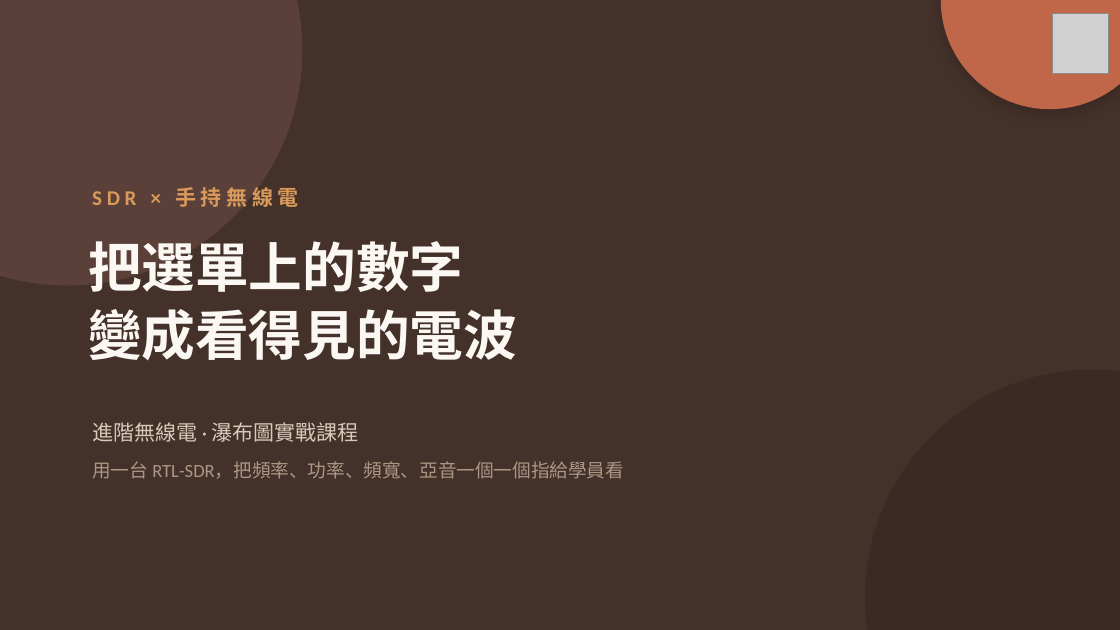
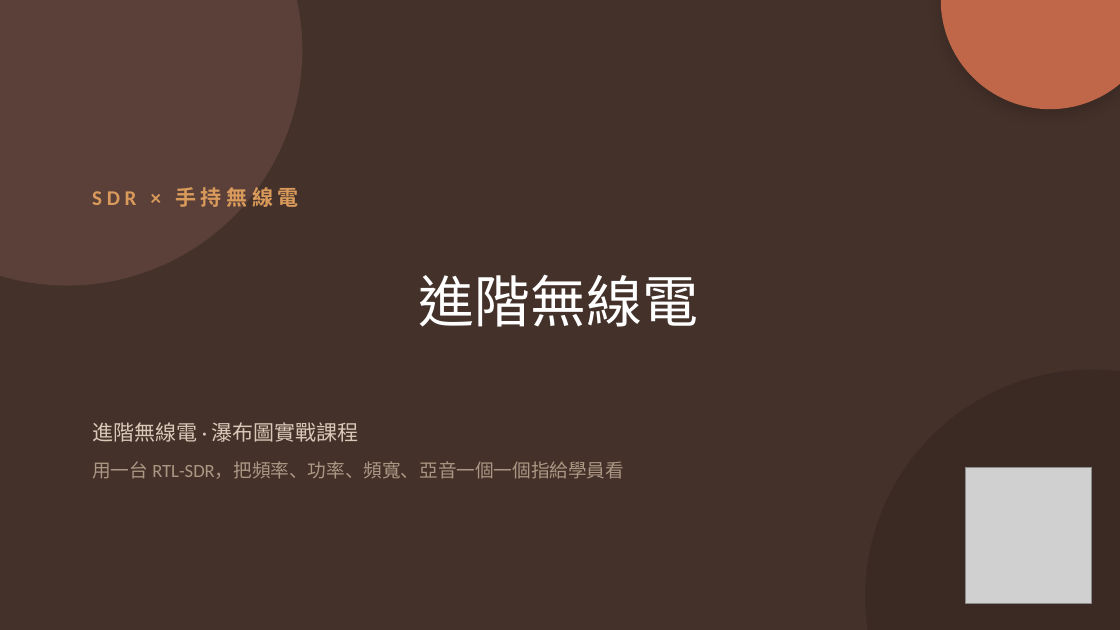
Before and after one commit to winson3QQ/Radio-Advanced, a slide deck: slide 1 of 投影片/進階無線電_第一節_課程投影片.pptx. Drawn at 1120x630 pixels with LibreOffice and Linux fonts; fonts in the diff are those of the drawing; grey boxes stand for pictures. Boxes give left, top, right and bottom in pixels: in the first picture for what was removed or moved away, otherwise in the second. Text is boxed around its words. In the diff, an @@ line names an element or a change of style, - is before the commit and + after.

```diff
--- a/投影片/進階無線電_第一節_課程投影片.pptx
+++ b/投影片/進階無線電_第一節_課程投影片.pptx
@@ text at box(419, 274, 699, 327): text changed; size 46 to 48 pt; font Cambria to Noto Sans CJK SC; text colour #FBF7F2 to #FFFFFF; bold off @@
-把選單上的數字
-變成看得見的電波
+進階無線電
@@ picture: place and size @@
-picture at box(1053, 13, 1108, 74)
+picture at box(966, 467, 1091, 603)
```
Also in this commit, not shown: 1 other file.
